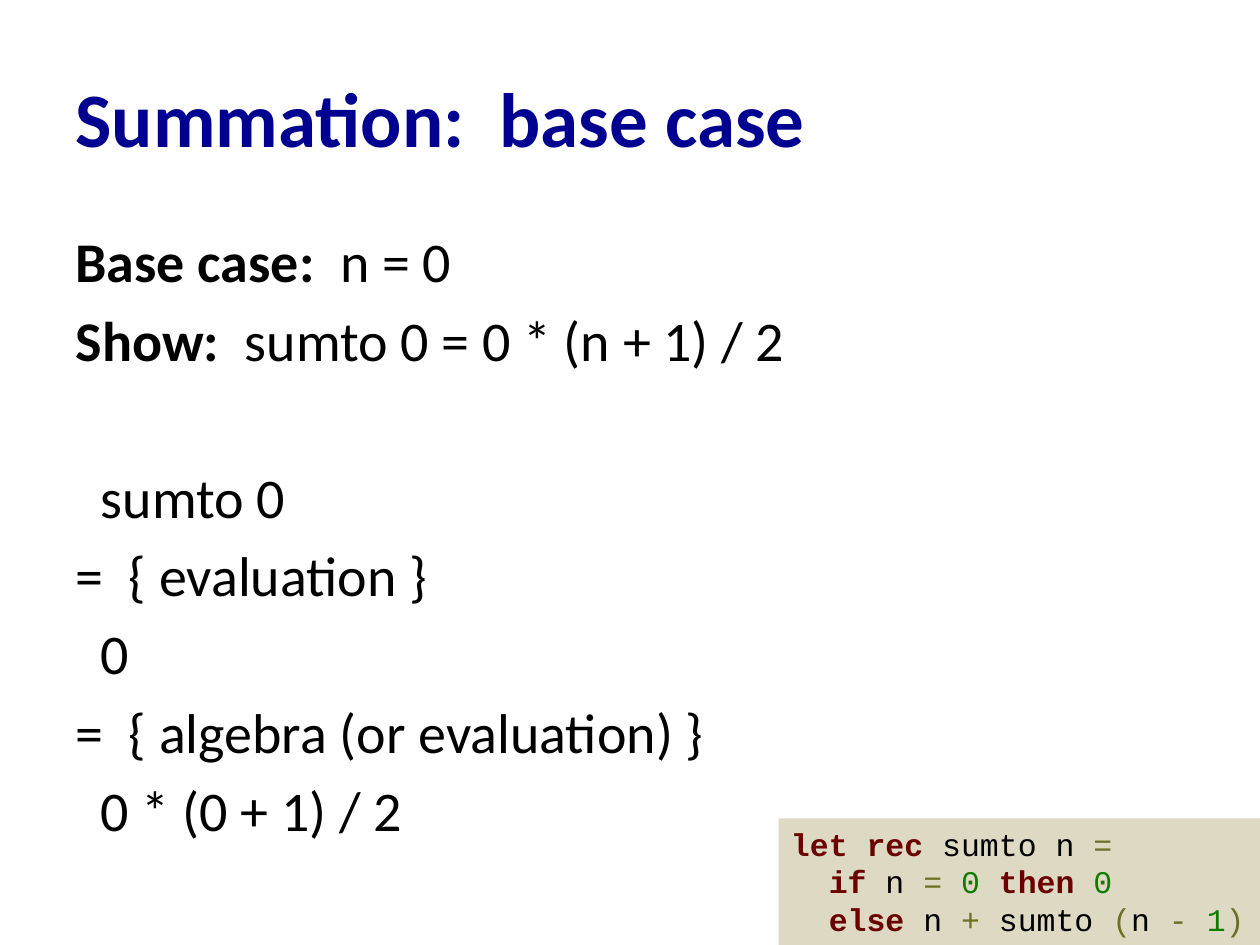
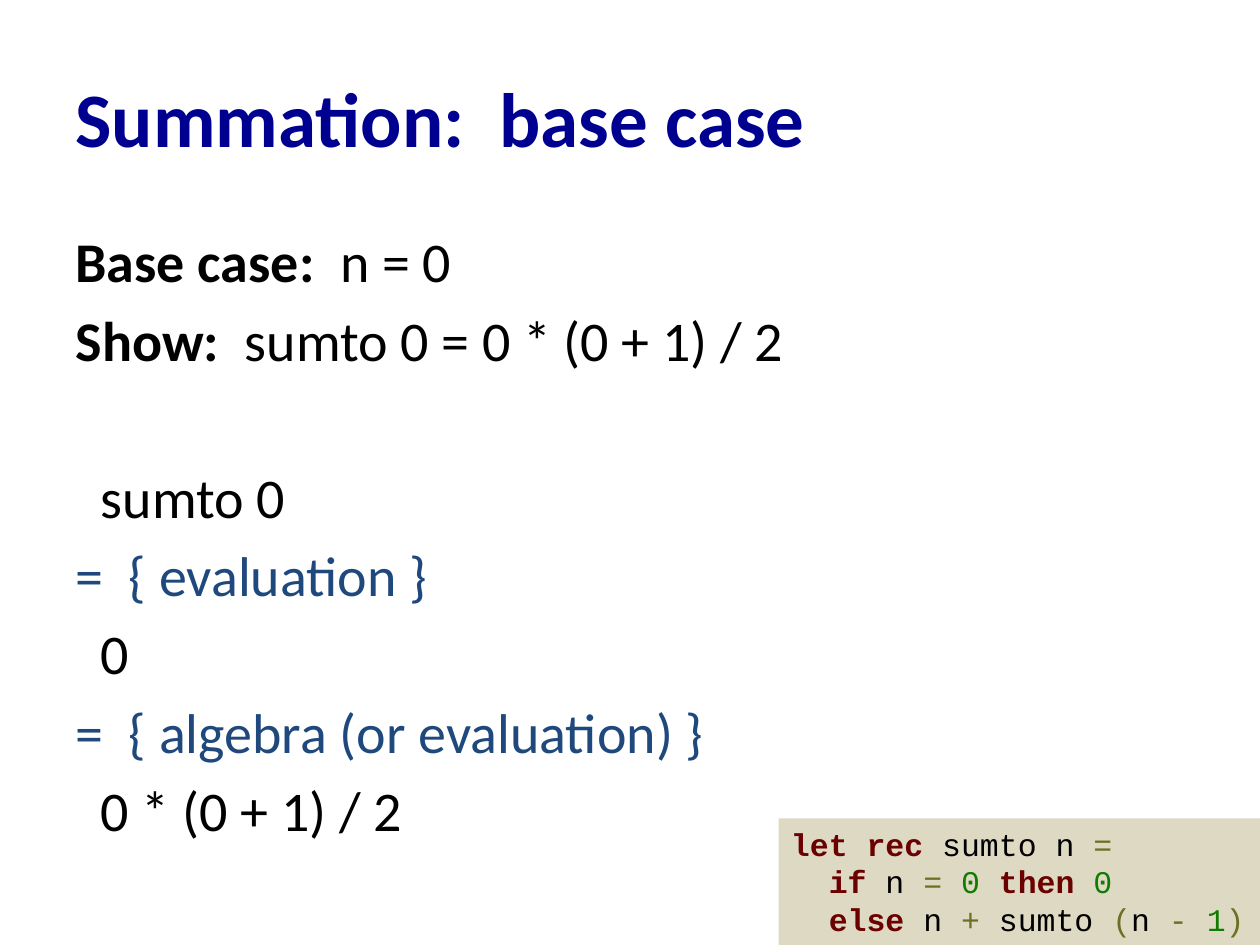
Before and after one commit to cs3110/materials-2019fa, a slide deck: slide 26 of 20-proofs/lec.pptx (slide 24 before the commit). Drawn at 1260x945 pixels with LibreOffice and Linux fonts; fonts in the diff are those of the drawing. Boxes give left, top, right and bottom in pixels: in the first picture for what was removed or moved away, otherwise in the second. Text is boxed around its words. In the diff, an @@ line names an element or a change of style, - is before the commit and + after.

```diff
--- a/20-proofs/lec.pptx
+++ b/20-proofs/lec.pptx
@@ text at [76,320,783,369]: text changed @@
-Show: sumto 0 = 0 * (n + 1) / 2
+Show: sumto 0 = 0 * (0 + 1) / 2
@@ text at [159,557,673,763]: text colour #000000 to #1F497D in "= { evaluation }", "= { algebra (or evaluation) }" @@
```
Also in this commit, not shown: 9 other slides changed, 4 slides added, 1 other file.
